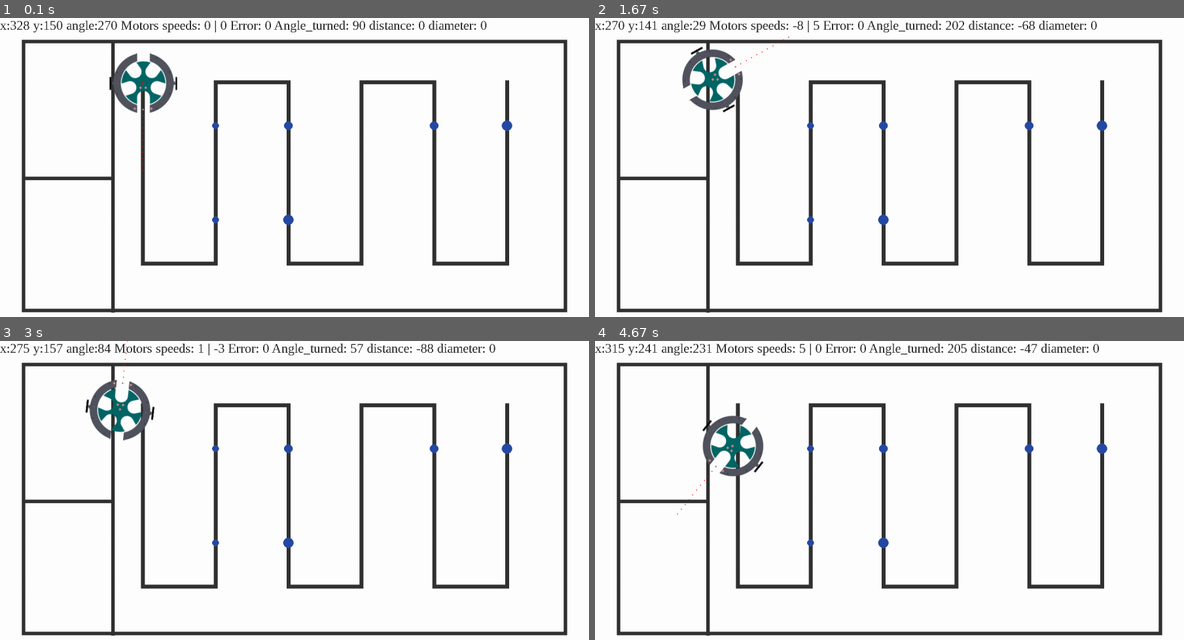
Above: before the commit, frames 1-4 (two rows, left to right).
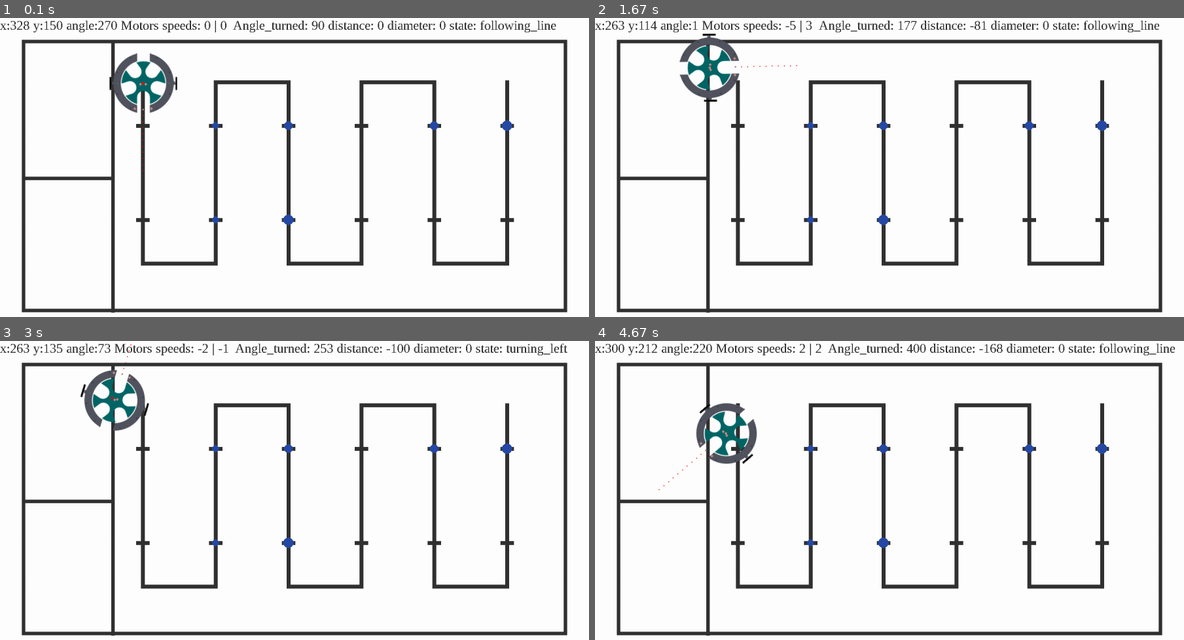
Above: after the commit, the same moments.

Repository: antoinebertoux/projet-BA2-lectrom-c
Game: pygame game, started from main_code.py
Same seed, same stepped clock (60 frames per second), same inputs: the game is played once before the commit and once after it. The source is Python 2; it was converted automatically to run under Python 3.
Inputs:
- Up to frame 1 (0.1 s): no input
- Up to frame 2 (1.67 s): tap J at 0.33, 0.82 s; hold Left 0.67-1.2 s; tap Space at 0.73, 1.03, 1.3, 1.63 s; hold Down 1.23-1.53 s; tap U at 1.38 s; hold Left from 1.57 s (still down)
- Up to frame 3 (3 s): release Left at 1.97 s; hold Up 2-2.37 s; tap Space at 2.07, 2.47, 2.77 s; tap J at 2.15 s; hold Right from 2.4 s (still down); tap U at 2.55 s
- Up to frame 4 (4.67 s): release Right at 3.03 s; tap O at 3.07 s; hold Down 3.4-3.77 s; tap Space at 3.47, 3.87, 4.17, 4.37 s; tap J at 3.55 s; hold Left 3.8-4.27 s; tap U at 3.95 s; hold Right from 4.3 s (still down)

The runs differ from the first frame. In frame 1, 1.1% of the frame differs, in the area x 23-95%, y 0-69%; in frame 2, 3.2%, in the area x 2-96%, y 0-69%; in frame 3, 2.8%; in frame 4, 3.1%.

Commit message:
new route

Diff:
--- a/main_code.py
+++ b/main_code.py
@@ -1,6 +1,7 @@
 from simulator import Simulator
 import time
 import math
+import copy
 
 start_pos_begining = 328,150,270
 start_pos_end = 1164,272, 90
@@ -12,37 +13,54 @@
 
 WHEELS_SPACING = 152
 WHEEL_RADIUS = 30
-SLOW_SPEED = 0.4
-NORMAL_SPEED = 1
+NORMAL_SPEED = 0.75
 TURNING_SPEED = 0.8
-START_TURN_DELAY = 5
 DIAMETER_TOLERANCES = [13, 18, 22, 27]
 TURN_AFTER_DISTANCE_1 = 390
 TURN_AFTER_DISTANCE_2 = 140
 
 error = 0
-turning = ""
-number_of_turns = 0
+state = "following_line"
+mark_number = 0
 
-retour = False
-retour0 = False
-tretour = 0
-
-distance_since_last_turn = 0
-slowing_down = False
-slowing_down_start = 0
-slowing_down_distance = 0
 angle_turned = 90
-distance_step = 0
-start_turn_delay_count = 0
-angle_step = 0
+total_distance = 0
 K =0.05
 last_time = time.time()
 current_time = time.time()
 breakbeam_value = False
 diameter = 0
-last_diameter = 0
+last_breakbeam_value = False
+last_action_distance = 0
+start_turning_angle = 0
+action_number = 0
+last_on_mark = False
+action_list = []
+TURN_LEFT = [["turning_left", 90]]
+TURN_RIGHT = [["turning_right", 90]]
+STOCK_TUBE = [["stop",1.3]]
+MIDDLE_DIAM = [["following_line", 38], ["stop",2],["following_line", 20],["stop",1.3]]
 
+RETURN = [["turning_left", 180],["following_line", 100],["turning_right", 90], ["going_straight", 1000], ["stop", 1000]]
+last_action_time = 0
+tube_enter_distance = 0
+def next_action():
+    global action_number, start_turning_angle, last_action_distance, last_action_time
+    action_number +=1
+    start_turning_angle = angle_turned
+    last_action_distance = total_distance
+    last_action_time = time.time()
+def set_maneuver(list):
+    global action_list, action_number
+    action_list = copy.deepcopy(list)
+    next_action()
+    action_number = 0
+def add_maneuver(list):
+    global action_list
+    if len(action_list)==0:
+        set_maneuver(list)
+    else:
+        action_list+=list
 ######
 #LOOP#
 ######
@@ -53,6 +71,9 @@
     dt = current_time-last_time
     last_time = time.time()
 
+    speed_left = NORMAL_SPEED
+    speed_right = NORMAL_SPEED
+
     sensor_values = simulator.get_line_sensors_values()
     total_sum = sensor_values[0] + sensor_values[1] + sensor_values[2]
     if total_sum == 0:
@@ -60,144 +81,106 @@
     else:
         error = (sensor_values[0] + sensor_values[1]*10 + sensor_values[2]*20)/total_sum - 10
 
-    proximity_sensor_value = simulator.get_proximity_sensor_value()
-    if 0 < proximity_sensor_value < 30 and not slowing_down:
-        #start slowing down
-        slowing_down_distance = 0
-        slowing_down = True
+    breakbeam_value = simulator.get_breakbeam_value()
 
-    if slowing_down and slowing_down_distance > 70:
+    if breakbeam_value and not last_breakbeam_value:
+        tube_enter_distance = total_distance
+
+    if not breakbeam_value and last_breakbeam_value:
         #stop slowing down
-        slowing_down = False
-        last_diameter = diameter
-        if DIAMETER_TOLERANCES[0] < diameter <= DIAMETER_TOLERANCES[1]:
-            print("petit")
-        elif DIAMETER_TOLERANCES[1] < diameter <= DIAMETER_TOLERANCES[2]:
-            print("moyen")
-        elif DIAMETER_TOLERANCES[2] < diameter <= DIAMETER_TOLERANCES[3]:
-            print("grand")
-        diameter = 0
+        diameter = total_distance - tube_enter_distance
+    last_breakbeam_value = breakbeam_value
+    if action_number<len(action_list):
+        state = action_list[action_number][0]
+        target_val = action_list[action_number][1]
+    else:
+        state = "following_line"
+        target_val = 0
+    if state == "following_line":
+        #following line
+        if total_distance-last_action_distance <= target_val or target_val == 0:
+            if sensor_values[0] and sensor_values[2]:
+                if not last_on_mark:
+                    if mark_number !=0:
+                        if mark_number >= 11:
+                            set_maneuver(RETURN)
+                        elif (mark_number-1)//2%2==0:
+                            set_maneuver(TURN_LEFT)
+                        elif (mark_number-1)//2%2==1:
+                            set_maneuver(TURN_RIGHT)
+                    mark_number+=1
+                    print(mark_number)
+                    if diameter == 0:
+                        print("no tube")
+                    elif DIAMETER_TOLERANCES[0] < diameter <= DIAMETER_TOLERANCES[1]:
+                        add_maneuver(STOCK_TUBE)
+                        print("small")
+                    elif DIAMETER_TOLERANCES[1] < diameter <= DIAMETER_TOLERANCES[2]:
+                        add_maneuver(MIDDLE_DIAM)
+                        print("medium")
+                    elif DIAMETER_TOLERANCES[2] < diameter <= DIAMETER_TOLERANCES[3]:
+                        add_maneuver(STOCK_TUBE)
+                        print("big")
+                    diameter = 0
+                last_on_mark = True
+            else:
+                last_on_mark = False
+                #keep following line
+                if mark_number%2==0 and mark_number!=0:
+                    speed_left = NORMAL_SPEED
+                    speed_right = NORMAL_SPEED
+                elif sensor_values[0]:
+                    speed_left = NORMAL_SPEED*(0.2-0.3)
+                    speed_right = NORMAL_SPEED*(0.2+0.3)
+                elif sensor_values[2]:
+                    speed_left = NORMAL_SPEED*(0.2+0.3)
+                    speed_right = NORMAL_SPEED*(0.2-0.3)
+                else:
+                    speed_left = NORMAL_SPEED
+                    speed_right = NORMAL_SPEED
+        else:
+            next_action()
 
-    if slowing_down:
-        default_speed = SLOW_SPEED
-        slowing_down_distance += distance_step
-    else:
-        default_speed = NORMAL_SPEED
-
-    breakbeam_value = simulator.get_breakbeam_value()
-    if breakbeam_value:
-        diameter += distance_step
-
-    if turning == "left" or turning == "right":
+    elif state == "turning_left" or state == "turning_right":
         #turning
-        if 0 <= start_turn_delay_count < START_TURN_DELAY:
-            start_turn_delay_count += distance_step
-        elif abs(angle_turned)<=90 and start_turn_delay_count > START_TURN_DELAY:
-            if turning == "left":
+        if abs(start_turning_angle-angle_turned)<target_val-5:
+            if state == "turning_left":
                 speed_left = -TURNING_SPEED
                 speed_right = TURNING_SPEED
             else:
                 speed_left = TURNING_SPEED
                 speed_right = -TURNING_SPEED
         else:
-            #stop turning
-            turning = ""
-            distance_since_last_turn = 0
-            number_of_turns+=1
+            next_action()
+
+    elif state == "going_straight":
+        if total_distance-last_action_distance <= target_val:
             speed_left = NORMAL_SPEED
             speed_right = NORMAL_SPEED
-    else:
-        #following line
-        if error == 0 and total_sum<200:
-            #keep following line
-            speed_left = default_speed
-            speed_right = default_speed
         else:
-            if ((distance_since_last_turn>TURN_AFTER_DISTANCE_1 and number_of_turns % 2==0) or (distance_since_last_turn>TURN_AFTER_DISTANCE_2 and number_of_turns % 2==1)) and  number_of_turns < 10\
-                and (((number_of_turns//2)%2 == 1 and sensor_values[2]) or (number_of_turns//2)%2 == 0 and sensor_values[0]):
-                    #start turning
-                    angle_turned = 0
-                    start_turn_delay_count = 0
-                    speed_left = default_speed
-                    speed_right = default_speed
-                    if (number_of_turns//2)%2 == 1:
-                        turning = "right"
-                    else:
-                        turning = "left"
-            else:
-                #keep following line
-                speed_left = default_speed + error*K
-                speed_right = default_speed - error*K
+            next_action()
 
-    #retour
-    dtretour = 0
-    if not total_sum and not retour0 and not retour : # on est sortie de la route
-        tretour = time.time()
-        t0 = time.time()
-        retour0 = True
-    elif retour0 and total_sum >= 10 :# finalement on est a nouveau sur la route
-        tretour = 0
-        retour0 = False
-    elif retour0 and (last_time-tretour> 0.5) : # on est sortie de la route depuis trop longtemps pour que ce soit une erreur donc on desside de rentre
-        t0 = time.time()
-        retour0 = False
-
-        retour = True
-        step_number = 1
-        angle_turned = 0
-    elif retour : # on a decide de rentre
-        if step_number == 1:
-            if angle_turned < 86:
-                speed_left = -TURNING_SPEED
-                speed_right = TURNING_SPEED
-            else:
-                step_number = 2
-                distance_since_last_turn = 0
-        if step_number == 2:
-            if distance_since_last_turn < 1000:
-                speed_left = NORMAL_SPEED
-                speed_right = NORMAL_SPEED
-            else:
-                step_number = 3
-                angle_turned = 0
-        if step_number == 3:
-            if angle_turned < 86:
-                speed_left = -TURNING_SPEED
-                speed_right = TURNING_SPEED
-            else:
-                step_number = 4
-                start_time = time.time()
-        if step_number == 4:
-            if current_time - start_time < 2:
-                speed_left = 0
-                speed_right = 0
-            else:
-                step_number = 5
-                distance_since_last_turn = 0
-        if step_number == 5:
-            if distance_since_last_turn < 400:
-                speed_left = NORMAL_SPEED
-                speed_right = NORMAL_SPEED
-            else:
-                step_number = 6
-        if step_number == 6:
+    elif state == "stop":
+        if current_time - last_action_time < target_val:
             speed_left = 0
             speed_right = 0
-
+        else:
+            next_action()
+    #retour
     true_speed_right, true_speed_left = simulator.get_true_speeds()
     distance_step = WHEEL_RADIUS*float(true_speed_left+true_speed_right)/2*dt
     angle_step = math.degrees(WHEEL_RADIUS*float(true_speed_left-true_speed_right)/WHEELS_SPACING*dt)
 
-    distance_since_last_turn += distance_step
+    total_distance += distance_step
     angle_turned += angle_step
 
     simulator.set_motor_speeds(speed_left, speed_right)
 
-    text_to_display = 'Error: '+str(error) + ' Angle_turned: ' +str(
+    text_to_display = ' Angle_turned: ' +str(
 
 int(round(angle_turned))) + ' distance: ' + str(
 
-int(round(distance_since_last_turn)))+ ' diameter: ' + str(round(last_diameter,2))
+int(round(total_distance)))+ ' diameter: ' + str(round(diameter,2)) +" state: " +state
 
     simulator.end_loop(text_to_display)
     time.sleep(0.05)
--- a/simulator.py
+++ b/simulator.py
@@ -17,7 +17,7 @@
 SENSORS_OFFSET = 0
 CENTER_OF_ROTATION_OFFSET = 0
 SENSORS_SPACING = 10
-SENSORS_POS = [(10,-6),(0,0),(10,6)]
+SENSORS_POS = [(2,-6),(0,0),(2,6)]#[(8,-6),(0,0),(8,6)]
 PROXIMITY_SENSOR_OFFSET = 60
 BREAKBEAM_SPACING = 38
 BREAKBEAM_OFFSET = 58
@@ -207,7 +207,9 @@
         for i in range(6):
             pygame.draw.line(background, black, (x,y-4), (x,y+420), 9)
             tube_point_list.append((x,y+100))
+            pygame.draw.line(background, black, (x-15,y+100), (x+15,y+100),9)
             tube_point_list.append((x,y+316))
+            pygame.draw.line(background, black, (x-15,y+316), (x+15,y+316),9)
             if i%2==1 and i<5:
                 pygame.draw.line(background, black, (x,y), (x+167,y),9)
             elif i<5:
@@ -222,9 +224,9 @@
                      sys.exit()
                 if event.type == pygame.KEYDOWN:
                     if event.key == pygame.K_LEFT:
-                        self.angle_change = 2
+                        self.angle_change = 1
                     elif event.key == pygame.K_RIGHT:
-                        self.angle_change = -2
+                        self.angle_change = -1
                     elif event.key == pygame.K_UP:
                         self.speed = 2
                     elif event.key == pygame.K_DOWN:
Not shown, changed: arduino_motors_hbridge/arduino_motors_hbridge.ino
